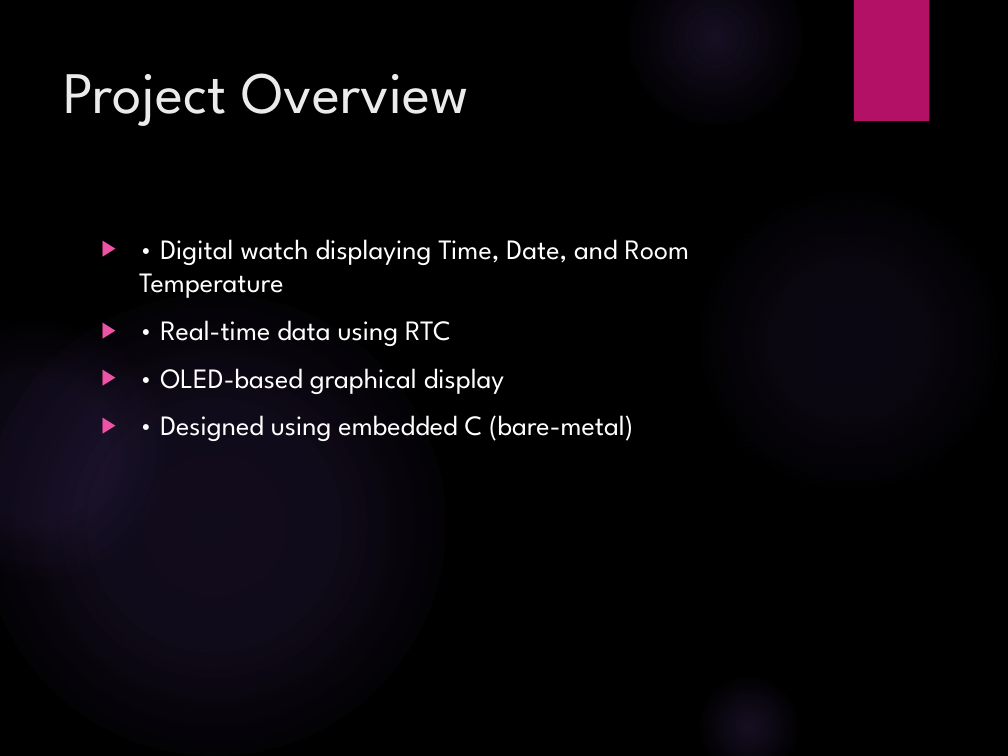
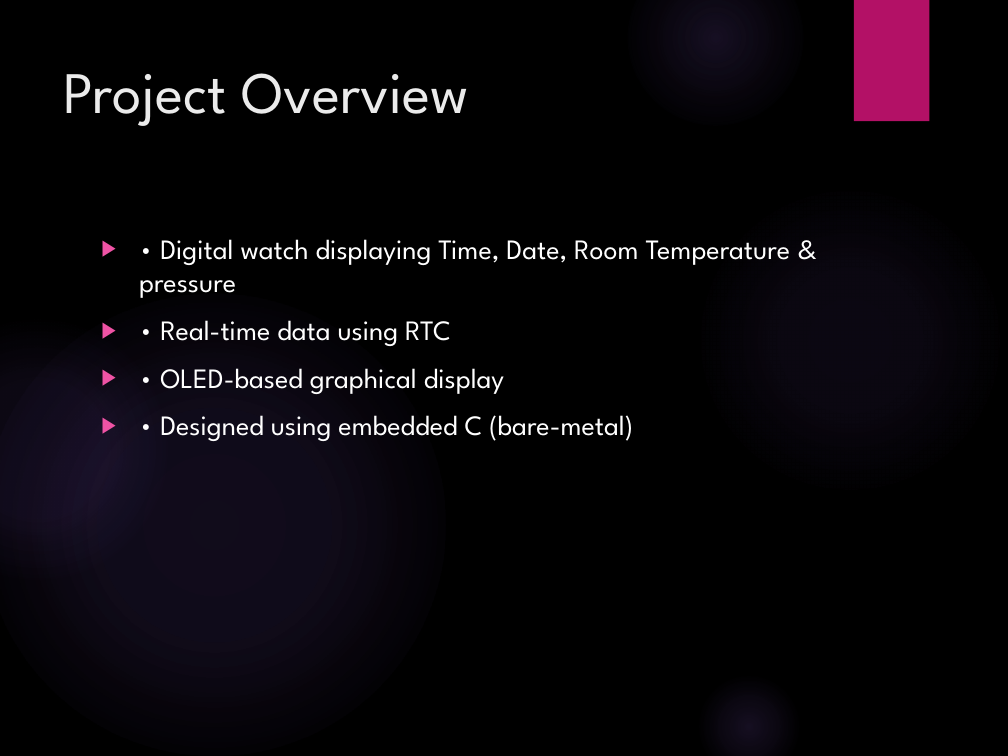
Before and after one commit to gsmanees/Embedded_Systems, a slide deck: slide 2 of AVR/Mini Project - Clock with room temperature & Pressure/watch_temp_pressure/RTC_Watch_Project_BMP280.pptx. Drawn at 1008x756 pixels with LibreOffice and Linux fonts; fonts in the diff are those of the drawing; background and template pictures are left out. Boxes give left, top, right and bottom in pixels: in the first picture for what was removed or moved away, otherwise in the second. Text is boxed around its words. In the diff, an @@ line names an element or a change of style, - is before the commit and + after.

Commit message:
RTC clock project updated

```diff
--- a/AVR/Mini Project - Clock with room temperature & Pressure/watch_temp_pressure/RTC_Watch_Project_BMP280.pptx
+++ b/AVR/Mini Project - Clock with room temperature & Pressure/watch_temp_pressure/RTC_Watch_Project_BMP280.pptx
@@ text at (x1=139, y1=239, x2=791, y2=298): text changed @@
-▶ • Digital watch displaying Time, Date, and Room Temperature
+▶ • Digital watch displaying Time, Date, Room Temperature & pressure
```
Also in this commit, not shown: 3 other slides changed, 1 slide removed, 3 other files.
